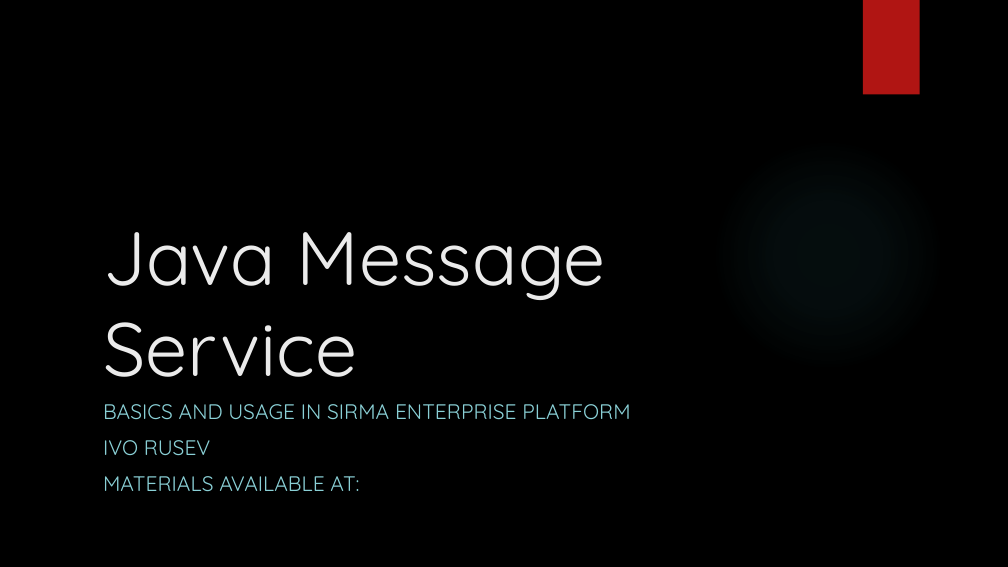
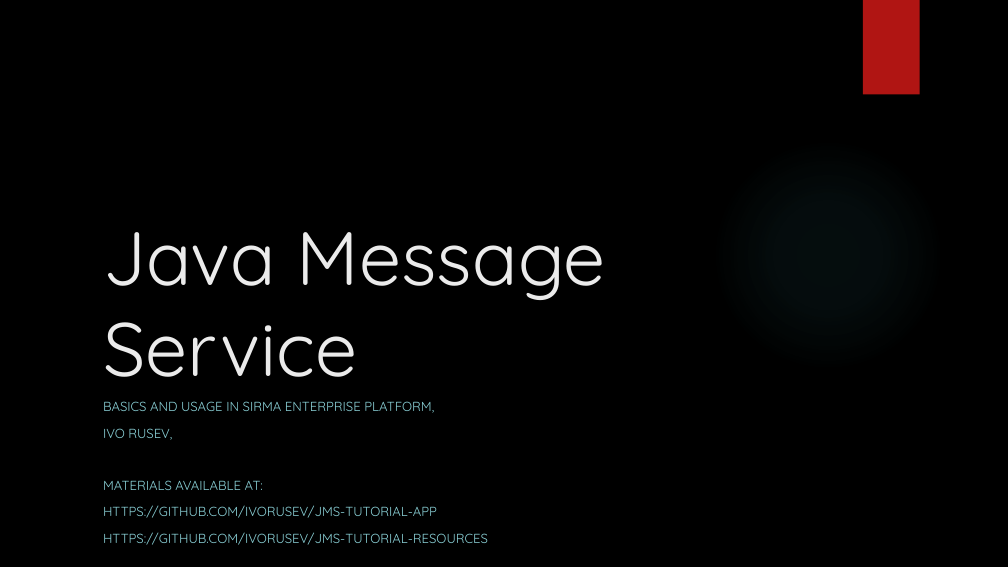
Before and after one commit to ivorusev/jms-tutorial-resources, a slide deck: slide 1 of jms-basics-day-one.pptx. Drawn at 1008x567 pixels with LibreOffice and Linux fonts; fonts in the diff are those of the drawing; background and template pictures are left out. Boxes give left, top, right and bottom in pixels: in the first picture for what was removed or moved away, otherwise in the second. Text is boxed around its words. In the diff, an @@ line names an element or a change of style, - is before the commit and + after.

```diff
--- a/jms-basics-day-one.pptx
+++ b/jms-basics-day-one.pptx
@@ subtitle at (x1=103, y1=401, x2=434, y2=440): text changed; size 20 to 12.5 pt @@
-BASICS AND USAGE IN SIRMA ENTERPRISE PLATFORM
-IVO RUSEV
+BASICS AND USAGE IN SIRMA ENTERPRISE PLATFORM,
+IVO RUSEV,
@@ subtitle at (x1=103, y1=505, x2=488, y2=545): paragraphs added @@
+HTTPS://GITHUB.COM/IVORUSEV/JMS-TUTORIAL-APP
+HTTPS://GITHUB.COM/IVORUSEV/JMS-TUTORIAL-RESOURCES
@@ subtitle at (x1=103, y1=480, x2=263, y2=490): size 20 to 12.5 pt in "MATERIALS AVAILABLE AT:" @@
```
Also in this commit, not shown: 11 other slides changed, 7 slides added, 1 slide removed, 2 other files.
